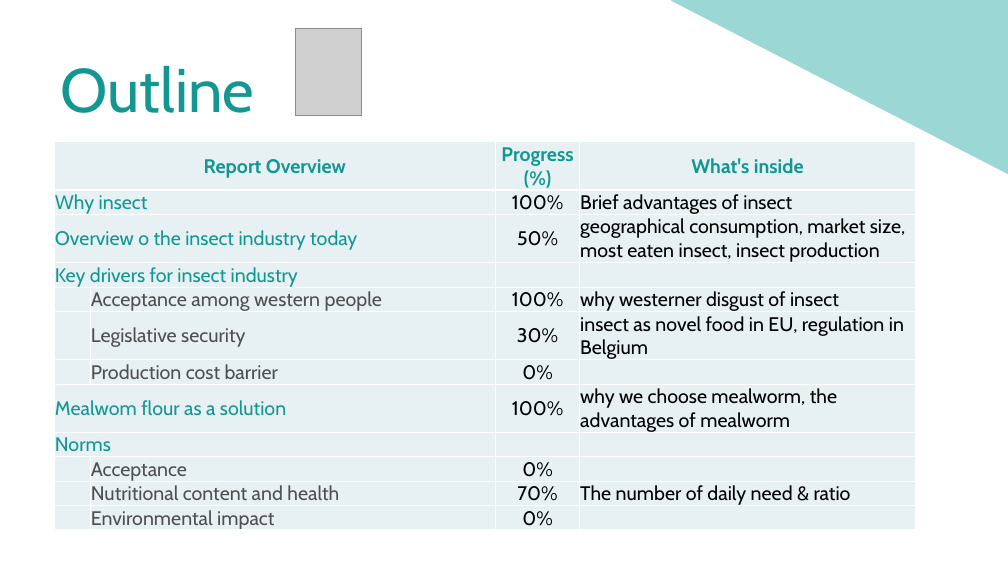
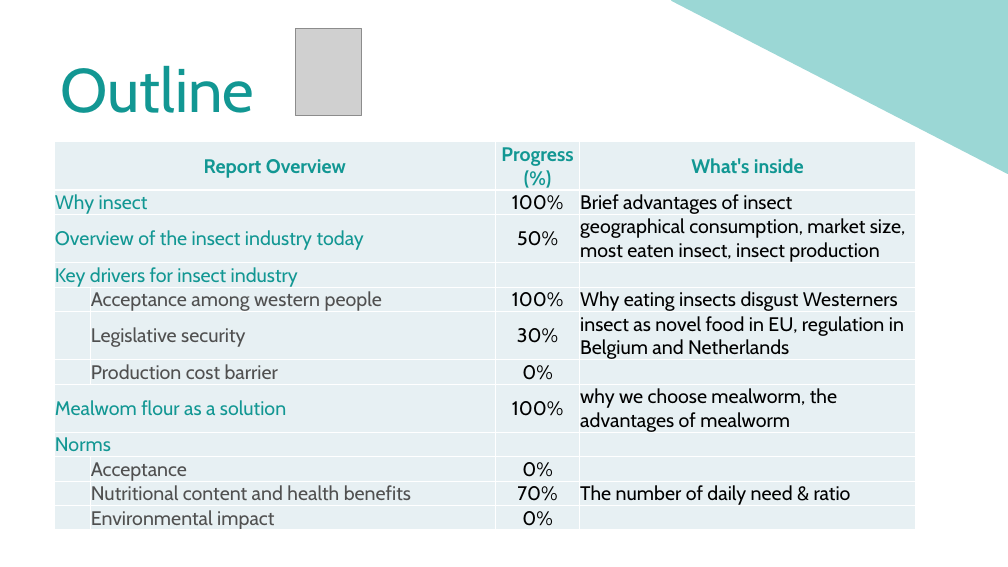
Before and after one commit to MFloru/Bacchus-R1, a slide deck: slide 6 of Logo-powerpoint/3rd presentation (2nd revised).pptx. Drawn at 1008x567 pixels with LibreOffice and Linux fonts; fonts in the diff are those of the drawing; grey boxes stand for pictures. Boxes give left, top, right and bottom in pixels: in the first picture for what was removed or moved away, otherwise in the second. Text is boxed around its words. In the diff, an @@ line names an element or a change of style, - is before the commit and + after.

```diff
--- a/Logo-powerpoint/3rd presentation (2nd revised).pptx
+++ b/Logo-powerpoint/3rd presentation (2nd revised).pptx
@@ table at (x1=54, y1=142, x2=915, y2=533) @@
-row 3, column 1: Overview o the insect industry today
+row 3, column 1: Overview of the insect industry today
-row 5, column 4: why westerner disgust of insect
+row 5, column 4: Why eating insects disgust Westerners
-row 6, column 4: insect as novel food in EU, regulation in Belgium
+row 6, column 4: insect as novel food in EU, regulation in Belgium and Netherlands
-row 11, column 2: Nutritional content and health
+row 11, column 2: Nutritional content and health benefits
```
Also in this commit, not shown: 2 other slides changed, 1 other file.
